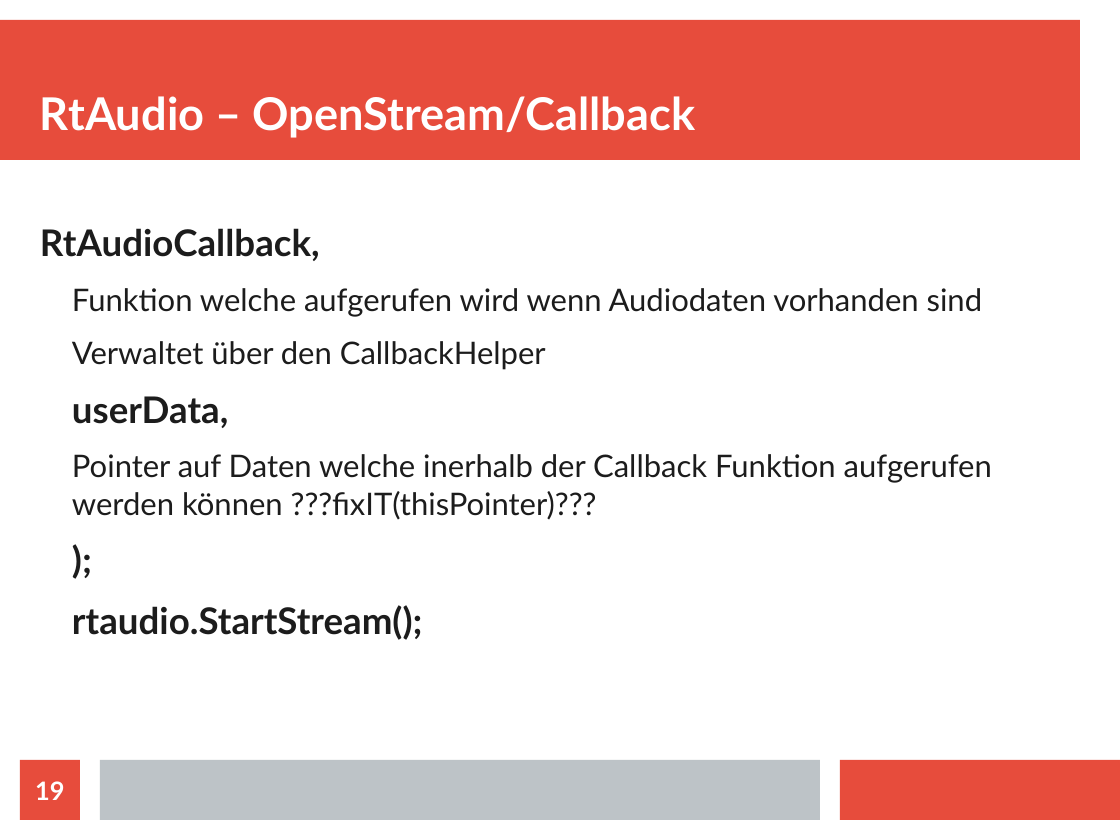
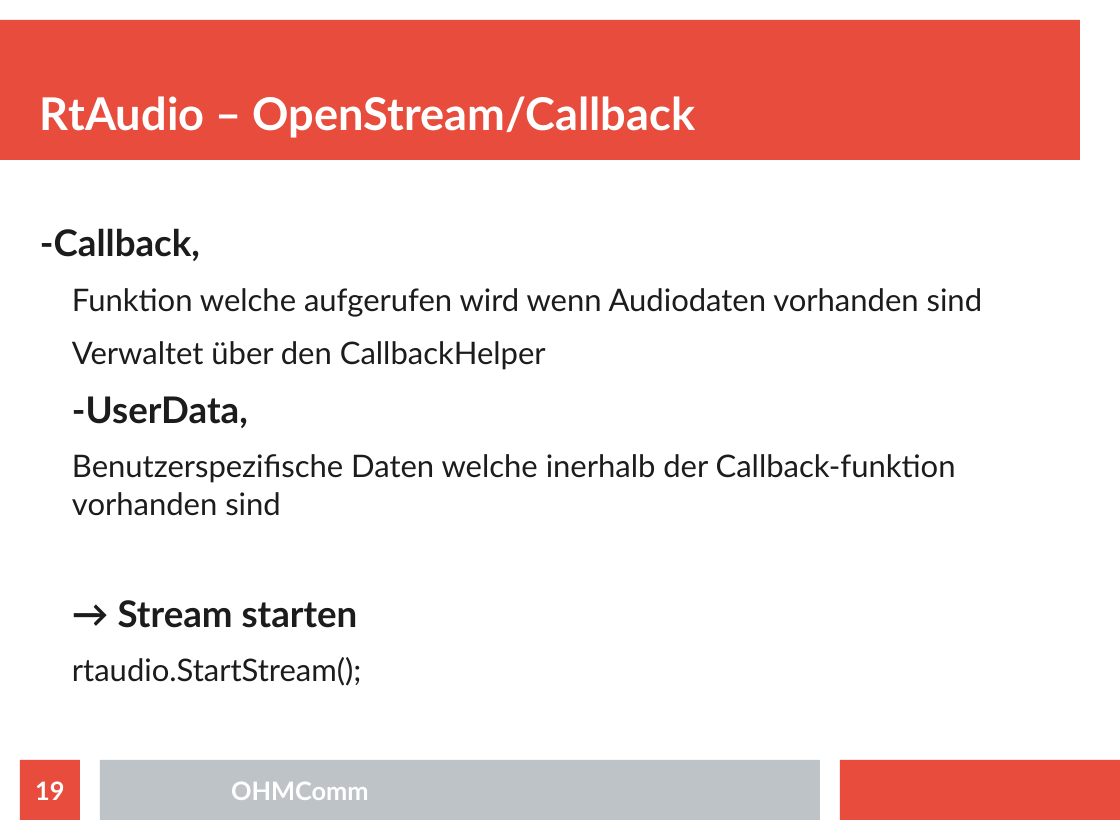
Before and after one commit to doe300/OHMComm, a slide deck: slide 19 of documents/OHMCommPres.odp. Drawn at 1120x840 pixels with LibreOffice and Linux fonts; fonts in the diff are those of the drawing. Boxes give left, top, right and bottom in pixels: in the first picture for what was removed or moved away, otherwise in the second. Text is boxed around its words. In the diff, an @@ line names an element or a change of style, - is before the commit and + after.

Commit message:
Updated Presentation
rtaudio, opus and statistic slides improved

```diff
--- a/documents/OHMCommPres.odp
+++ b/documents/OHMCommPres.odp
@@ text at <box>40,228,200,261</box>: text changed @@
-RtAudioCallback,
+-Callback,
@@ text at <box>72,396,956,628</box>: text changed @@
-userData,
-  Pointer auf Daten welche inerhalb der Callback Funktion aufgerufen werden können ???fixIT(thisPointer)???
-);
+-UserData,
+  Benutzerspezifische Daten welche inerhalb der Callback-funktion vorhanden sind
+→ Stream starten
@@ text at <box>72,657,361,686</box>: size 26 to 22 pt, bold off in "rtaudio.StartStream();"; list level 1 to 2 in "rtaudio.StartStream();" @@
@@ text added at <box>231,782,369,800</box>, 18 pt, text #FFFFFF, bold @@
+OHMComm
```
Also in this commit, not shown: 24 other slides changed, 2 slides added, 5 slides removed.
